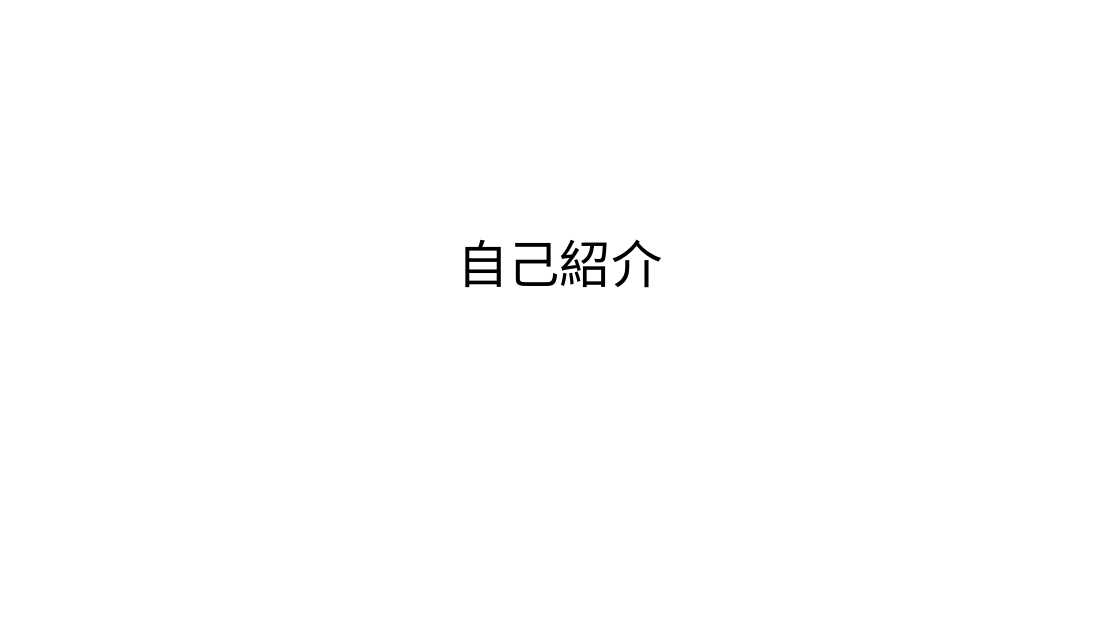
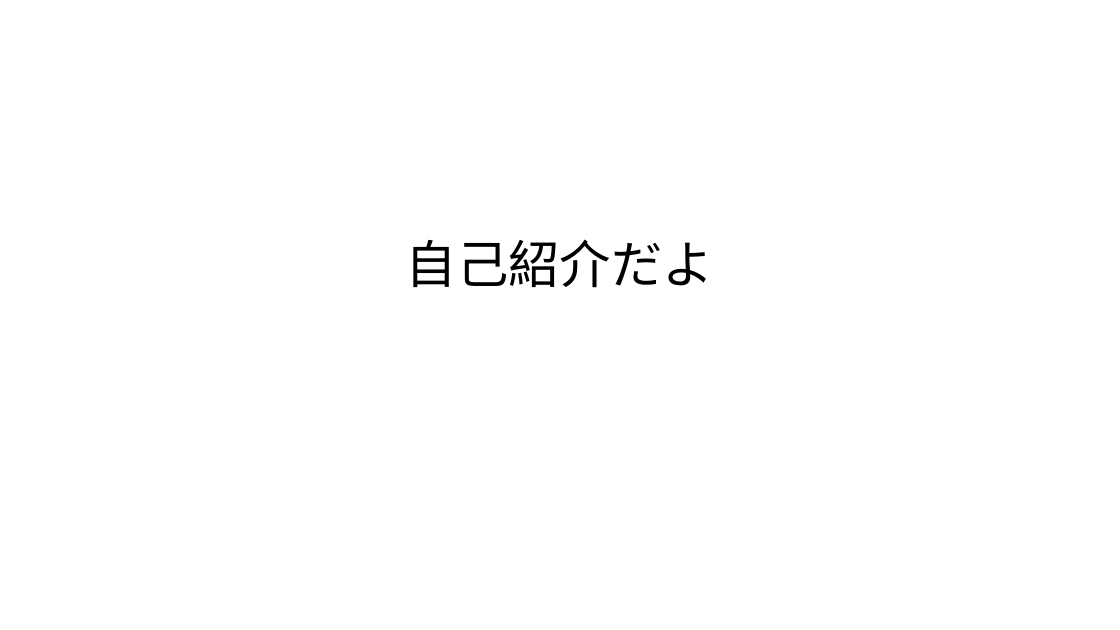
Before and after one commit to 427harinn/md-slide-tool, a slide deck: slide 1 of projects/selfintroduction/selfintroduction_pptx.pptx. Drawn at 1120x630 pixels with LibreOffice and Linux fonts; fonts in the diff are those of the drawing. Boxes give left, top, right and bottom in pixels: in the first picture for what was removed or moved away, otherwise in the second. Text is boxed around its words. In the diff, an @@ line names an element or a change of style, - is before the commit and + after.

```diff
--- a/projects/selfintroduction/selfintroduction_pptx.pptx
+++ b/projects/selfintroduction/selfintroduction_pptx.pptx
@@ title at box(406, 239, 714, 288): text changed @@
-自己紹介
+自己紹介だよ
```
Also in this commit, not shown: 11 other files.
